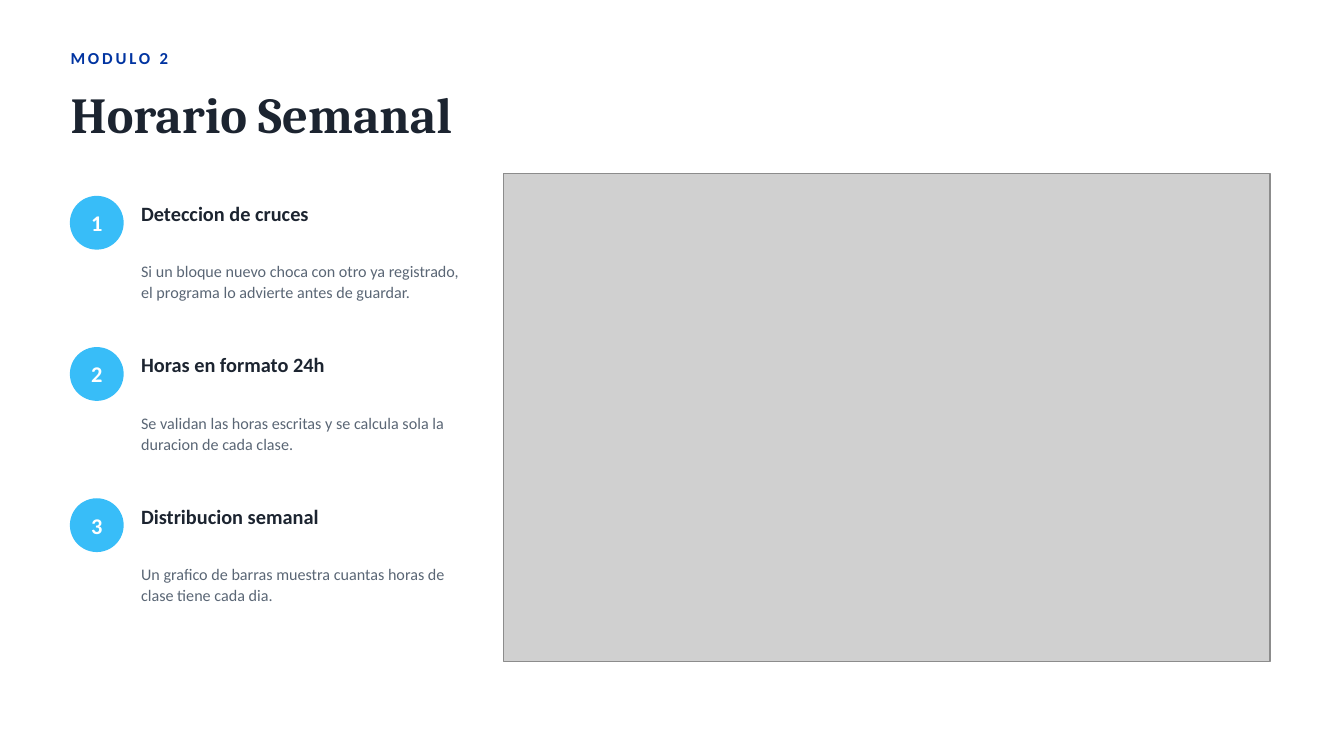
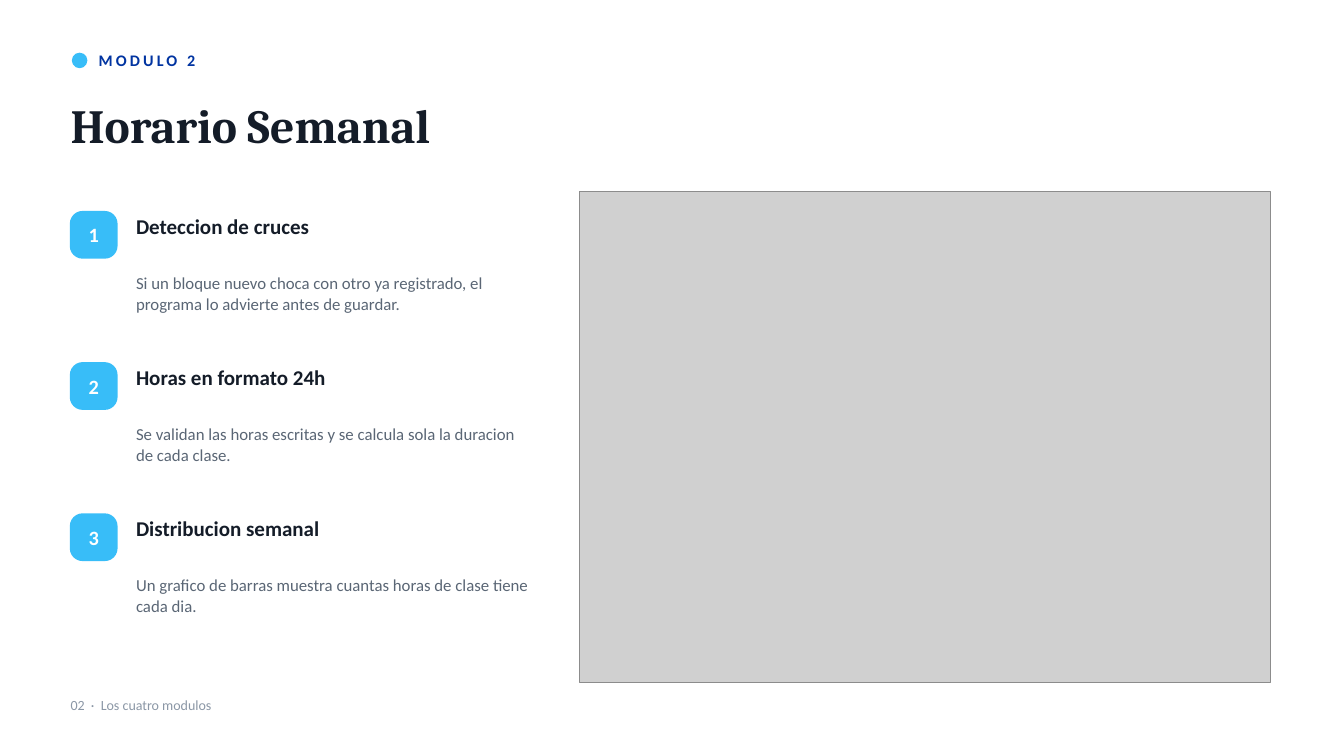
Before and after one commit to josueejimenez11-beep/Software.HLM, a slide deck: slide 7 of Presentacion/Sistema_de_Estudio_PUCE.pptx (slide 5 before the commit). Drawn at 1344x756 pixels with LibreOffice and Linux fonts; fonts in the diff are those of the drawing; grey boxes stand for pictures. Boxes give left, top, right and bottom in pixels: in the first picture for what was removed or moved away, otherwise in the second. Text is boxed around its words. In the diff, an @@ line names an element or a change of style, - is before the commit and + after.

```diff
--- a/Presentacion/Sistema_de_Estudio_PUCE.pptx
+++ b/Presentacion/Sistema_de_Estudio_PUCE.pptx
@@ ellipse added at (73,53,87,68), fill #38BDF8, outline #38BDF8 1 pt @@
@@ text "MODULO 2": place and size @@
-text "MODULO 2" at (71,53,168,64)
+text "MODULO 2" at (99,55,195,66)
@@ text "MODULO 2" at (99,55,195,66): size 12 to 11.5 pt, letter spacing 2 to 2.2 pt @@
@@ text "Horario Semanal": place and size @@
-text "Horario Semanal" at (71,98,452,134)
+text "Horario Semanal" at (71,110,430,144)
@@ text "Horario Semanal" at (71,110,430,144): size 36 to 34 pt, text colour #1C2430 to #141C28 @@
@@ ellipse removed at (71,197,123,249) @@
@@ picture: place and size @@
-picture at (504,173,1270,661)
+picture at (580,192,1270,683)
@@ size 16 to 14.5 pt in 3 elements at (89,380,99,394), (89,531,99,545), (89,229,99,242) @@
@@ text "1": place and size @@
-text "1" at (91,216,102,231)
+text "1" at (89,229,99,242)
@@ rounded rectangle added at (71,212,117,258), fill #38BDF8, outline #38BDF8 1 pt @@
@@ text "Deteccion de cruces": place and size @@
-text "Deteccion de cruces" at (141,206,308,221)
+text "Deteccion de cruces" at (136,219,309,234)
@@ size 11.5 to 12 pt in 3 elements at (136,428,515,461), (136,579,528,612), (136,277,482,313) @@
@@ text "Si un bloque nuevo choca ...": place and size @@
-text "Si un bloque nuevo choca ..." at (141,266,459,301)
+text "Si un bloque nuevo choca ..." at (136,277,482,313)
@@ ellipse removed at (71,348,123,400) @@
@@ text "2": place and size @@
-text "2" at (91,367,102,382)
+text "2" at (89,380,99,394)
@@ rounded rectangle added at (71,363,117,409), fill #38BDF8, outline #38BDF8 1 pt @@
@@ text "Horas en formato 24h": place and size @@
-text "Horas en formato 24h" at (141,357,324,372)
+text "Horas en formato 24h" at (136,370,326,385)
@@ text "Se validan las horas escritas ...": place and size @@
-text "Se validan las horas escritas ..." at (141,418,443,450)
+text "Se validan las horas escritas ..." at (136,428,515,461)
@@ ellipse removed at (71,499,123,552) @@
@@ text "3": place and size @@
-text "3" at (91,519,102,534)
+text "3" at (89,531,99,545)
@@ rounded rectangle added at (71,514,117,561), fill #38BDF8, outline #38BDF8 1 pt @@
@@ size 14.5 to 15 pt, text colour #1C2430 to #141C28 in 3 elements at (136,219,309,234), (136,370,326,385), (136,521,319,536) @@
@@ text "Distribucion semanal": place and size @@
-text "Distribucion semanal" at (141,509,319,524)
+text "Distribucion semanal" at (136,521,319,536)
@@ text "Un grafico de barras muestra ...": place and size @@
-text "Un grafico de barras muestra ..." at (141,569,444,601)
+text "Un grafico de barras muestra ..." at (136,579,528,612)
@@ text added at (71,700,211,710), 10 pt, text #8B97A6 @@
+02 · Los cuatro modulos
```
Also in this commit, not shown: 7 other slides changed, 7 slides added, 2 slides removed, 4 other files.
